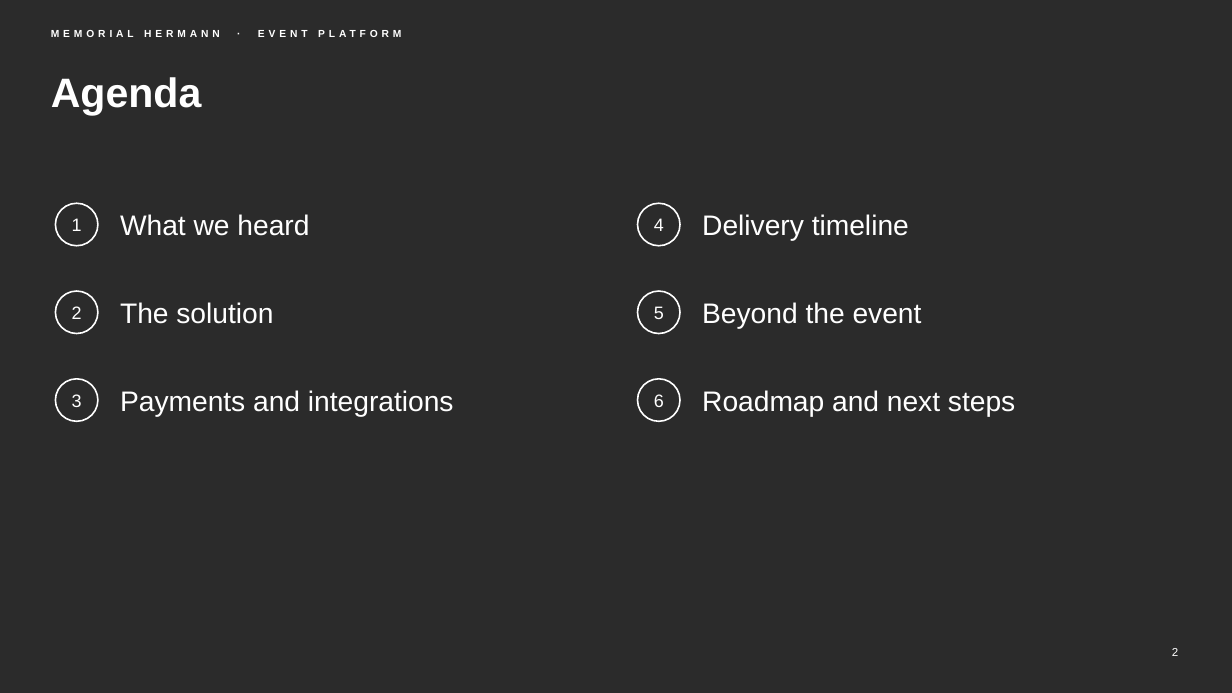
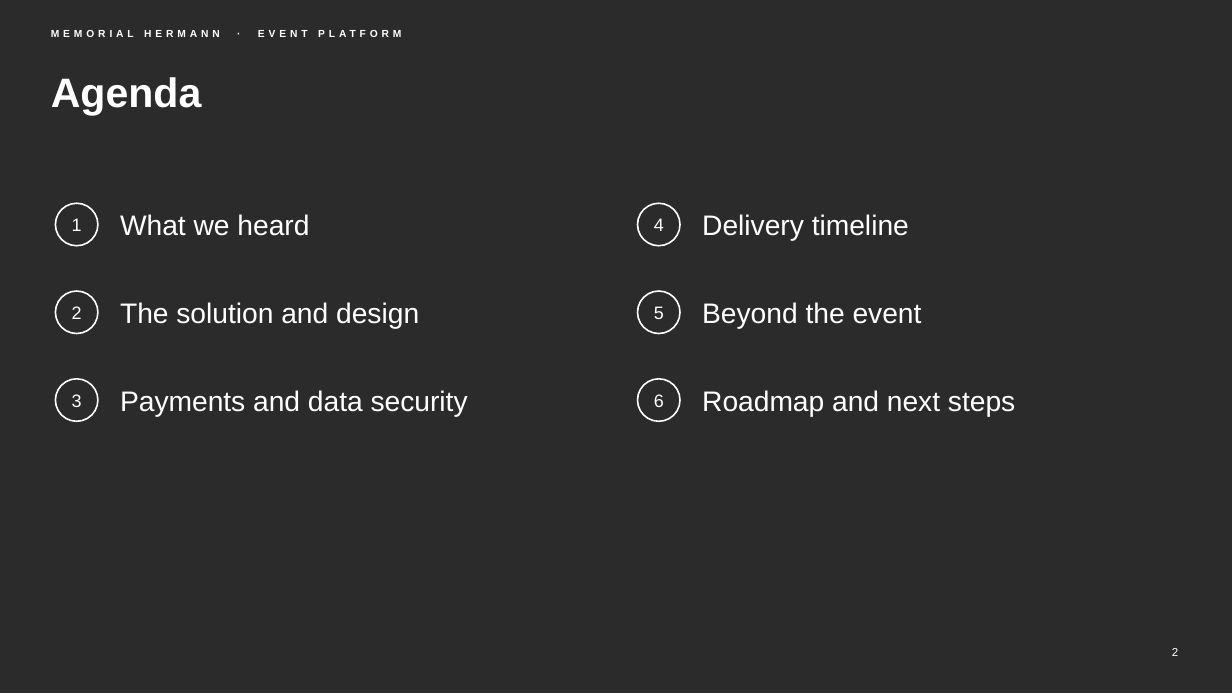
Before and after one commit to chintasurya/preSales_Memorial-hermann, a slide deck: slide 2 of deck/Memorial-Hermann-Event-Platform.pptx. Drawn at 1232x693 pixels with LibreOffice and Linux fonts; fonts in the diff are those of the drawing; background and template pictures are left out; a plain dark background stands for a picture behind light text. Boxes give left, top, right and bottom in pixels: in the first picture for what was removed or moved away, otherwise in the second. Text is boxed around its words. In the diff, an @@ line names an element or a change of style, - is before the commit and + after.

```diff
--- a/deck/Memorial-Hermann-Event-Platform.pptx
+++ b/deck/Memorial-Hermann-Event-Platform.pptx
@@ text at bbox=[120, 302, 419, 329]: text changed @@
-The solution
+The solution and design
@@ text at bbox=[120, 390, 468, 417]: text changed @@
-Payments and integrations
+Payments and data security
```
Also in this commit, not shown: 9 other slides changed, 6 slides added, 1 slide removed, 12 other files.
